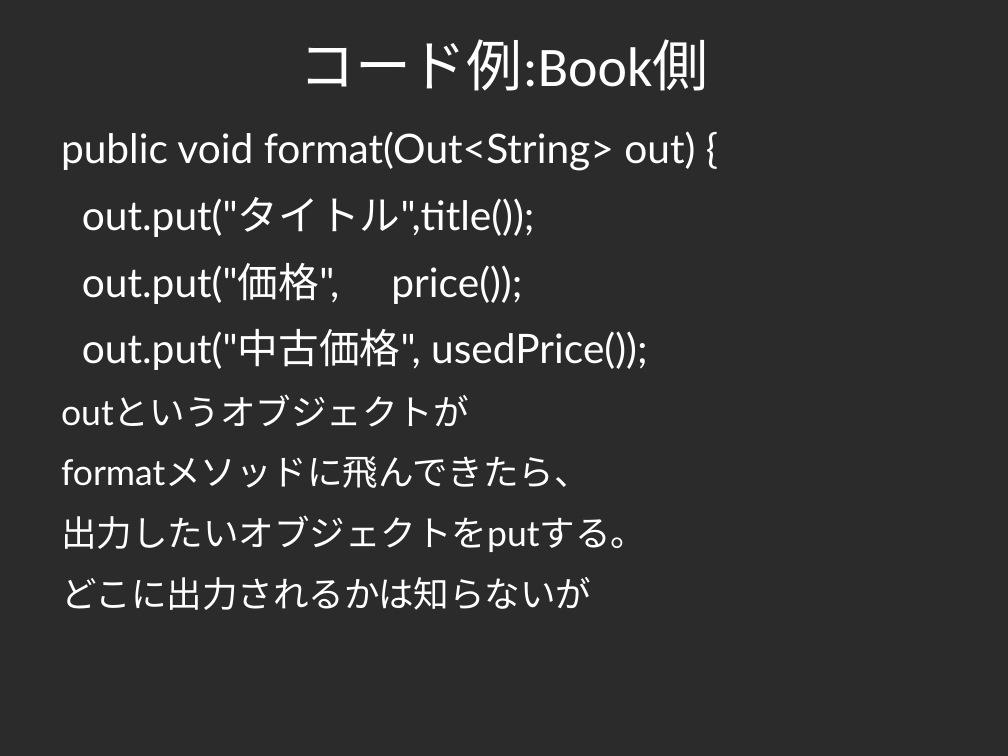
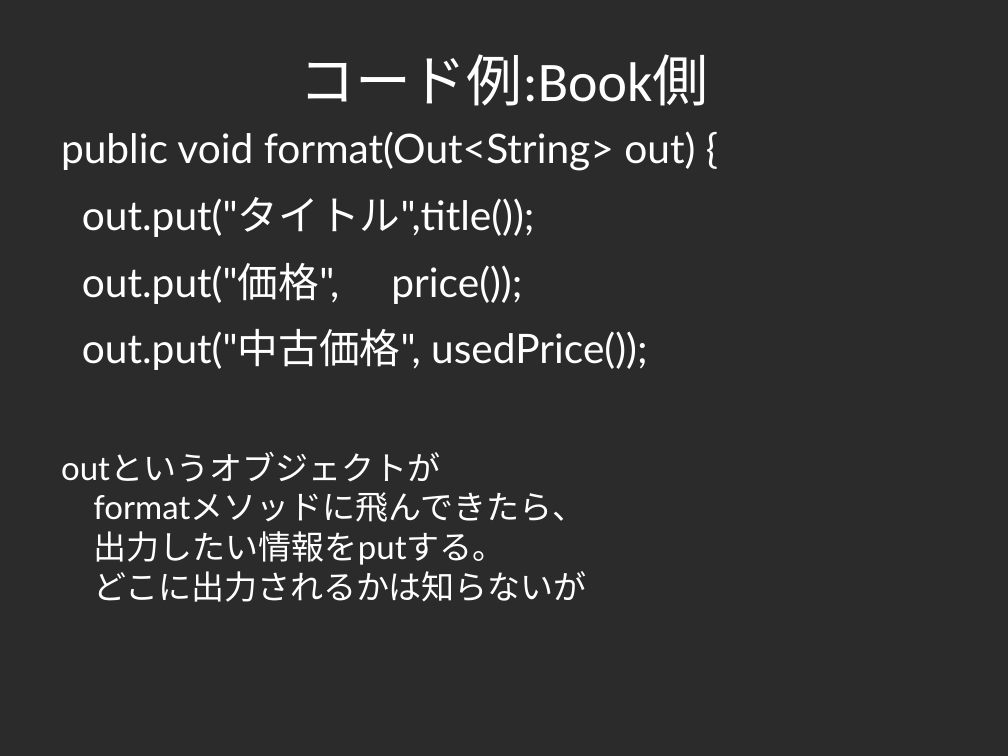
Before and after one commit to yojik/yojik-lib, a slide deck: slide 69 of 2009devsumi/oo_exercise/doc/devsum.odp. Drawn at 1008x756 pixels with LibreOffice and Linux fonts; fonts in the diff are those of the drawing; background and template pictures are left out; a plain dark background stands for a picture behind light text. Boxes give left, top, right and bottom in pixels: in the first picture for what was removed or moved away, otherwise in the second. Text is boxed around its words. In the diff, an @@ line names an element or a change of style, - is before the commit and + after.

```diff
--- a/2009devsumi/oo_exercise/doc/devsum.odp
+++ b/2009devsumi/oo_exercise/doc/devsum.odp
@@ title "コード例:Book側": place and size @@
-title "コード例:Book側" at (299,39,708,91)
+title "コード例:Book側" at (299,54,708,106)
@@ text at (61,452,586,602): text changed; size 28 to 26 pt @@
-outというオブジェクトが
-formatメソッドに飛んできたら、
-出力したいオブジェクトをputする。
-どこに出力されるかは知らないが
+outというオブジェクトが
+formatメソッドに飛んできたら、
+出力したい情報をputする。
+どこに出力されるかは知らないが
```
Also in this commit, not shown: 46 other slides changed.
